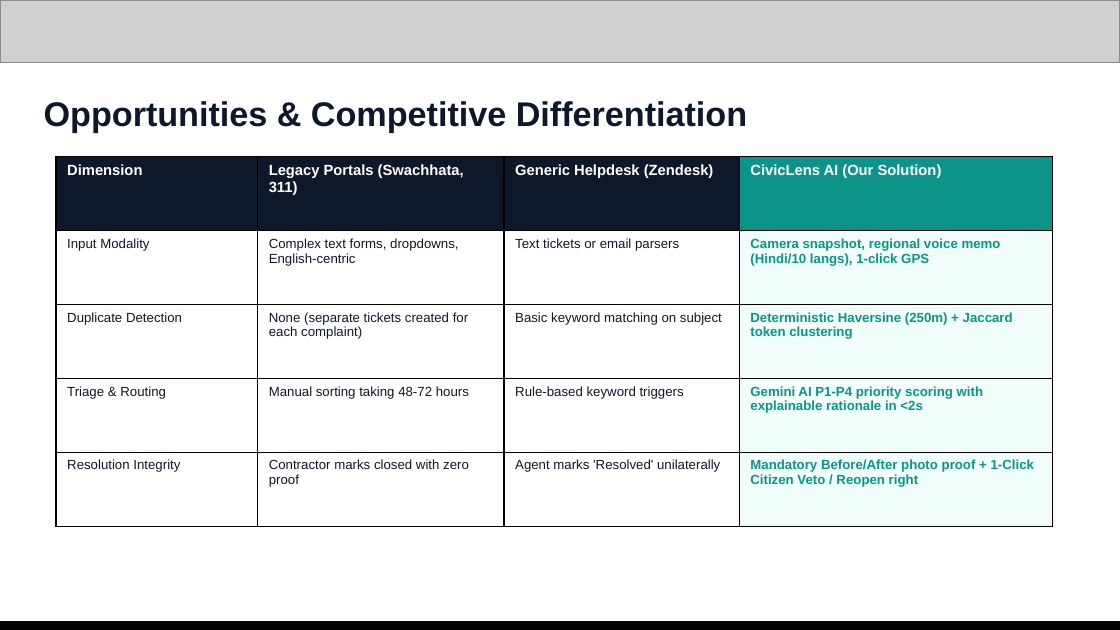
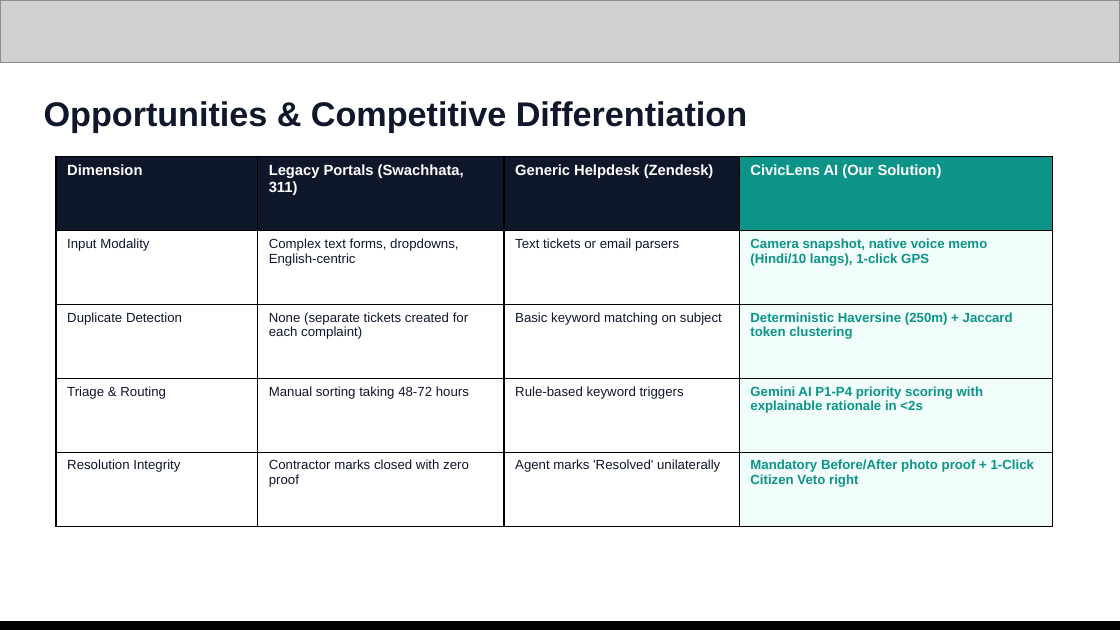
Before and after one commit to androninja/civiclens-ai, a slide deck: slide 3 of CivicLens_AI_Pitch_Deck.pptx (slide 4 before the commit). Drawn at 1120x630 pixels with LibreOffice and Linux fonts; fonts in the diff are those of the drawing; grey boxes stand for pictures. Boxes give left, top, right and bottom in pixels: in the first picture for what was removed or moved away, otherwise in the second. Text is boxed around its words. In the diff, an @@ line names an element or a change of style, - is before the commit and + after.

```diff
--- a/CivicLens_AI_Pitch_Deck.pptx
+++ b/CivicLens_AI_Pitch_Deck.pptx
@@ table at (56,157,1053,526) @@
-row 2, column 4: Camera snapshot, regional voice memo (Hindi/10 langs), 1-click GPS
+row 2, column 4: Camera snapshot, native voice memo (Hindi/10 langs), 1-click GPS
-row 5, column 4: Mandatory Before/After photo proof + 1-Click Citizen Veto / Reopen right
+row 5, column 4: Mandatory Before/After photo proof + 1-Click Citizen Veto right
```
Also in this commit, not shown: 2 other slides changed, 2 slides removed, 1 other file.
